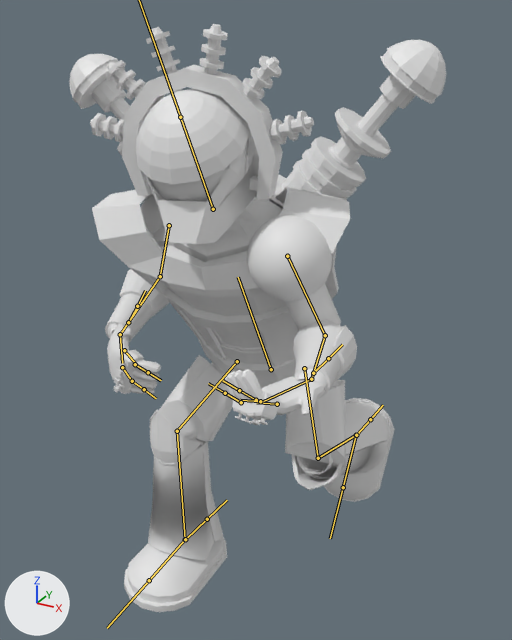
A saved change to the FBX model Kill Squad/Assets/Marnix stuff/Arc Trooper/Arc Trooper.fbx.
Both versions are drawn from a 50 mm camera at (1.2, -2.12, 2.23) aimed at (0.0, 0.06, 1.14). Every picture has the same lights, and +X, +Y and +Z are marked at lower left. Both versions are drawn at frame 20 of the action 'Walking'; the numbers are the values there. The bones that bend it are drawn over the model as lines.
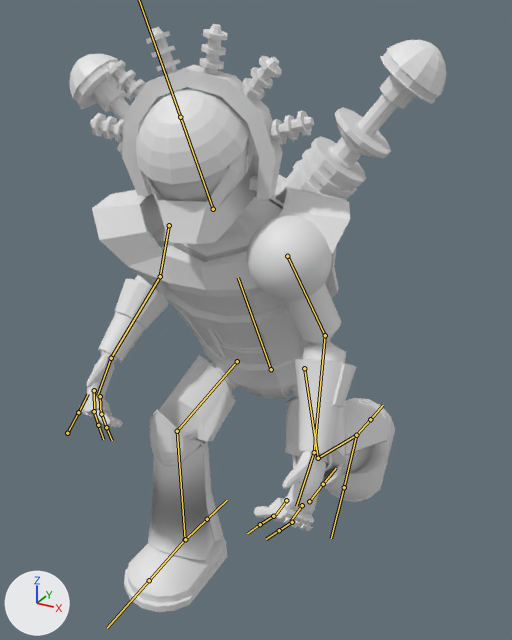
Where the change shows, as pixel boxes (x1, y1, x2, y2) in the pictures (512 x 640 px):
'Cylinder.001', posed: (69, 24, 446, 612) in both
bone 'Left lower arm', root to tip: before (160, 276) to (120, 334); after (160, 276) to (111, 358)
bone 'Left hand', root to tip: before (120, 334) to (122, 363); after (111, 358) to (97, 395)
bone 'Right lower arm', root to tip: before (325, 335) to (311, 379); after (325, 335) to (314, 452)
bone 'Right hand', root to tip: before (311, 379) to (262, 402); after (314, 452) to (296, 506)

The change in detail:
Bone 'Left lower arm' (bone_left_lower_arm) turns from (83, 15, -88) to (80, -18, -95) degrees about its own x, y and z.
Bone 'Left hand' (bone_left_hand) turns from (27, -5, -6) to (11, 13, 6) degrees about its own x, y and z.
Bone 'Right lower arm' (bone_right_lower_arm) turns from (-98, -30, -138) to (23, -167, 35) degrees about its own x, y and z.
Bone 'Right hand' (bone_right_hand) turns from (-17, 18, -45) to (-9, 134, -22) degrees about its own x, y and z.
